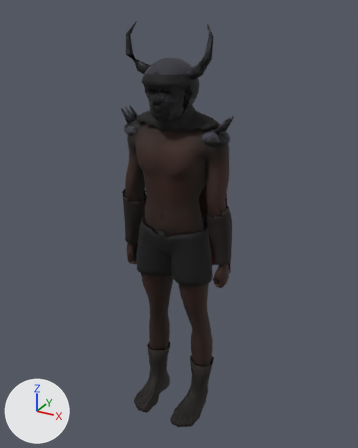
Before and after pictures for a commit that changed the glTF model game/models/cast/axeman.glb.
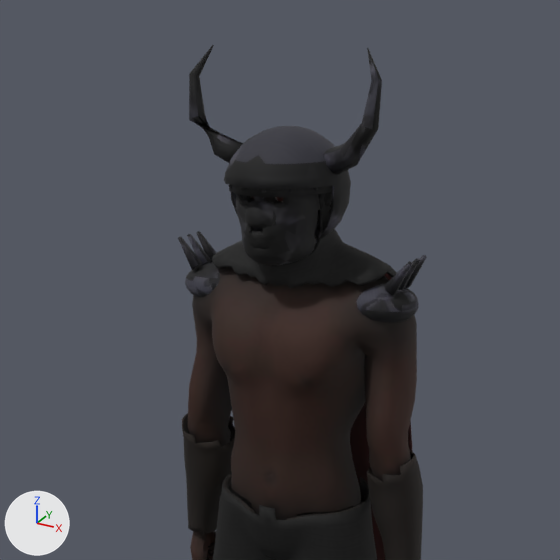
Old and new are each drawn whole from a 50 mm camera at (1.42, -2.56, 2.69) aimed at (-0.01, 0.03, 1.39) and again close up on the part from 11% to 82% of the width and 0% to 57% of the height. Arrows for +X, +Y and +Z are at lower left; the lights stay in place. The first two pictures are the older version. Vertices at exactly the same position are counted once.

The scene before the commit, as lines of its bpy script (objects in view):
```python
me_base_006 = bpy.data.meshes.new('base.006')
me_base_006.from_pydata(...)  # 1451 vertices, 2898 faces; spans x -0.297..0.297, y -0.15..0.112, z 2.037..2.308
me_base_006.materials.append(mat_aventail_mat)  # picture img_aventail_tex
me_dome = bpy.data.meshes.new('dome')
me_dome.from_pydata(...)  # 1914 vertices, 3780 faces; spans x -0.269..0.269, y -0.255..0.107, z 2.099..2.616
me_dome.materials.append(mat_helm_mat)  # picture img_helm_tex
me_pauldron_l = bpy.data.meshes.new('pauldron_l')
me_pauldron_l.from_pydata(...)  # 504 vertices, 976 faces; spans x 0.171..0.35, y -0.11..0.059, z 1.95..2.127
me_pauldron_l.materials.append(mat_pauldron_l_mat)  # picture img_pauldron_l_tex
me_pauldron_r = bpy.data.meshes.new('pauldron_r')
me_pauldron_r.from_pydata(...)  # 504 vertices, 976 faces; spans x -0.351..-0.171, y -0.11..0.059, z 1.95..2.127
me_pauldron_r.materials.append(mat_pauldron_r_mat)  # picture img_pauldron_r_tex
ob_aventail = bpy.data.objects.new('aventail', me_base_006)
ob_aventail.location = (0.0, 0.0, 0.0)
ob_helm = bpy.data.objects.new('helm', me_dome)
ob_helm.location = (0.0, 0.0, 0.0)
ob_pauldron_l = bpy.data.objects.new('pauldron_l', me_pauldron_l)
ob_pauldron_l.location = (0.0, 0.0, 0.0)
ob_pauldron_r = bpy.data.objects.new('pauldron_r', me_pauldron_r)
ob_pauldron_r.location = (0.0, 0.0, 0.0)
# also in view: 'bracers' at (0.0, -0.03, 1.41); 'skirt.001' at (0.0, -0.03, 1.25); 'cloak' at (-0.01, 0.2, 1.55); 'body' at (0.0, -0.05, 1.29)
```
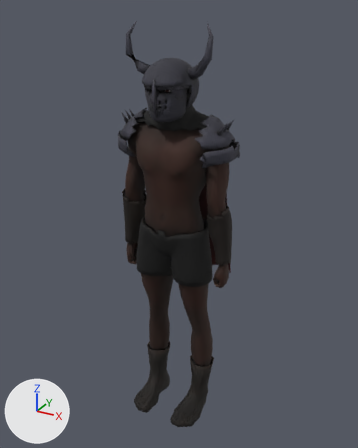
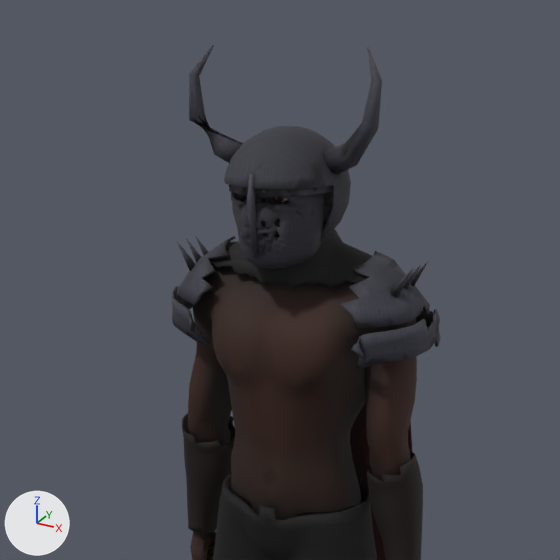
Location of each change, (x1, y1, x2, y2) in pixels of the close-ups (560 x 560 px; the box of a moved part takes in the faces that stretch with it):
'helm', reshaped: before (189, 45, 382, 265); after (189, 45, 382, 269)
'pauldron_l', reshaped (42% wider, 71% taller): before (356, 255, 427, 323); after (340, 251, 441, 368)
'pauldron_r', reshaped: before (178, 231, 220, 297); after (172, 236, 238, 345)
part 1 of me_dome, added: after (247, 174, 257, 258)
part 2 of me_dome, moved or reshaped: before (224, 129, 351, 265); after (224, 129, 351, 269)
part 3 of me_dome, moved or reshaped: (192, 45, 214, 76) in both
part 4 of me_dome, surface changed: (189, 47, 382, 239) in both
part 5 of me_pauldron_l, rebuilt (not visible before): after (404, 265, 421, 289)
part 6 of me_pauldron_l, rebuilt (not visible before): after (411, 261, 428, 286)
part 7 of me_pauldron_l, rebuilt (not visible before): after (391, 268, 414, 297)
part 8 of me_pauldron_l, added: after (351, 309, 441, 368)
part 9 of me_pauldron_l, added: after (340, 251, 430, 328)
part 10 of me_pauldron_l, deleted: before (356, 283, 419, 323)
part 11 of me_pauldron_l, deleted: before (384, 261, 413, 295)
part 12 of me_pauldron_l, deleted: before (398, 255, 427, 290)
part 13 of me_pauldron_r, rebuilt (not visible before): after (186, 239, 201, 263)
part 14 of me_pauldron_r, rebuilt (not visible before): after (195, 236, 213, 264)
part 15 of me_pauldron_r, rebuilt (not visible before): after (177, 242, 195, 271)
part 16 of me_pauldron_r, added: after (172, 286, 212, 345)
part 17 of me_pauldron_r, added: after (178, 236, 238, 305)
part 18 of me_pauldron_r, deleted: before (185, 263, 220, 297)
part 19 of me_pauldron_r, deleted: before (178, 236, 202, 270)
part 20 of me_pauldron_r, deleted: before (187, 231, 217, 266)

The change, as a diff of the scene's bpy script:
```diff
--- a/game/models/cast/axeman.glb.py
+++ b/game/models/cast/axeman.glb.py
@@ me_dome @@
-me_dome.from_pydata(...)  # 1914 vertices, 3780 faces; spans x -0.269..0.269, y -0.255..0.107, z 2.099..2.616
+me_dome.from_pydata(...)  # 2198 vertices, 4348 faces; spans x -0.269..0.269, y -0.264..0.107, z 2.089..2.616
+# me_dome part 1: a new loose piece of 15 vertices spanning x -0.01..0.011, y -0.264..-0.235, z 2.132..2.335, in mat_helm_mat (picture img_helm_tex)
+# me_dome part 2: 2 vertices moved from x 0.134..0.138, y -0.082..-0.077, z 2.291..2.292 to x 0.134..0.137, y -0.083..-0.078, z 2.291..2.292; 1237 vertices removed from x -0.146..0.142, y -0.246..0.081, z 2.099..2.415; 1189 vertices added at x -0.147..0.145, y -0.249..0.082, z 2.089..2.418
+# me_dome part 3: 1 vertex removed from x -0.214, y -0.07, z 2.614; 2 vertices added at x -0.215, y -0.072..-0.069, z 2.614..2.615
+# me_dome part 4: 1055 kept faces spanning x -0.269..0.269, y -0.255..0.107, z 2.125..2.616 get new texture (UV) coordinates
+# other edits to the shape of me_dome do not show in these pictures
 me_dome.materials.append(mat_helm_mat)
@@ me_pauldron_l @@
-me_pauldron_l.from_pydata(...)  # 504 vertices, 976 faces; spans x 0.171..0.35, y -0.11..0.059, z 1.95..2.127
+me_pauldron_l.from_pydata(...)  # 288 vertices, 556 faces; spans x 0.185..0.396, y -0.183..0.153, z 1.847..2.128
+# me_pauldron_l part 5: the loose piece of 10 vertices spanning x 0.283..0.345, y -0.039..-0.012, z 2.044..2.122 is rebuilt with 10 vertices and now spans x 0.293..0.355, y -0.039..-0.012, z 2.034..2.112
+# me_pauldron_l part 6: the loose piece of 10 vertices spanning x 0.283..0.345, y 0.006..0.033, z 2.044..2.122 is rebuilt with 10 vertices and now spans x 0.293..0.355, y 0.006..0.033, z 2.034..2.112
+# me_pauldron_l part 7: the loose piece of 10 vertices spanning x 0.283..0.345, y -0.084..-0.057, z 2.044..2.122 is rebuilt with 10 vertices and now spans x 0.293..0.355, y -0.084..-0.057, z 2.034..2.112
+# me_pauldron_l part 8: a new loose piece of 146 vertices spanning x 0.214..0.396, y -0.183..0.153, z 1.847..1.987, in mat_pauldron_l_mat (picture img_pauldron_l_tex)
+# me_pauldron_l part 9: a new loose piece of 112 vertices spanning x 0.185..0.371, y -0.155..0.134, z 1.963..2.128, in mat_pauldron_l_mat (picture img_pauldron_l_tex)
+# me_pauldron_l part 10: the loose piece of 222 vertices spanning x 0.171..0.348, y -0.11..0.059, z 1.95..2.052 is deleted
+# me_pauldron_l part 11: the loose piece of 10 vertices spanning x 0.277..0.35, y -0.089..-0.053, z 2.039..2.127 is deleted
+# me_pauldron_l part 12: 20 vertices removed from x 0.277..0.35, y -0.044..0.037, z 2.039..2.127
+# other edits to the shape of me_pauldron_l do not show in these pictures
 me_pauldron_l.materials.append(mat_pauldron_l_mat)
@@ me_pauldron_r @@
-me_pauldron_r.from_pydata(...)  # 504 vertices, 976 faces; spans x -0.351..-0.171, y -0.11..0.059, z 1.95..2.127
+me_pauldron_r.from_pydata(...)  # 288 vertices, 556 faces; spans x -0.396..-0.185, y -0.183..0.153, z 1.847..2.128
+# me_pauldron_r part 13: the loose piece of 10 vertices spanning x -0.345..-0.285, y -0.039..-0.012, z 2.043..2.122 is rebuilt with 10 vertices and now spans x -0.355..-0.295, y -0.039..-0.012, z 2.033..2.112
+# me_pauldron_r part 14: the loose piece of 10 vertices spanning x -0.345..-0.285, y 0.006..0.033, z 2.043..2.122 is rebuilt with 10 vertices and now spans x -0.355..-0.295, y 0.006..0.033, z 2.033..2.112
+# me_pauldron_r part 15: the loose piece of 10 vertices spanning x -0.345..-0.285, y -0.084..-0.057, z 2.043..2.122 is rebuilt with 10 vertices and now spans x -0.355..-0.295, y -0.084..-0.057, z 2.033..2.112
+# me_pauldron_r part 16: a new loose piece of 146 vertices spanning x -0.396..-0.214, y -0.183..0.153, z 1.847..1.987, in mat_pauldron_r_mat (picture img_pauldron_r_tex)
+# me_pauldron_r part 17: a new loose piece of 112 vertices spanning x -0.371..-0.185, y -0.155..0.134, z 1.963..2.128, in mat_pauldron_r_mat (picture img_pauldron_r_tex)
+# me_pauldron_r part 18: the loose piece of 222 vertices spanning x -0.348..-0.171, y -0.11..0.059, z 1.95..2.052 is deleted
+# me_pauldron_r part 19: the loose piece of 10 vertices spanning x -0.351..-0.279, y -0.089..-0.053, z 2.037..2.127 is deleted
+# me_pauldron_r part 20: 20 vertices removed from x -0.351..-0.279, y -0.044..0.037, z 2.037..2.127
+# other edits to the shape of me_pauldron_r do not show in these pictures
 me_pauldron_r.materials.append(mat_pauldron_r_mat)
```
